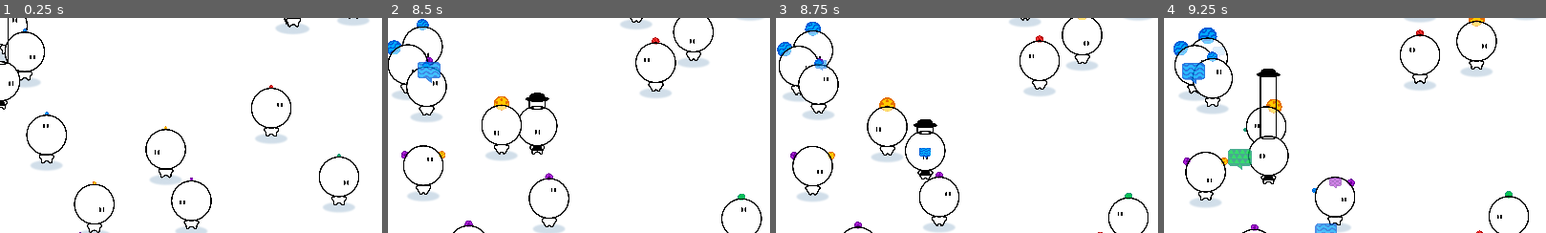
Above: before the commit, frames 1-4 (left to right).
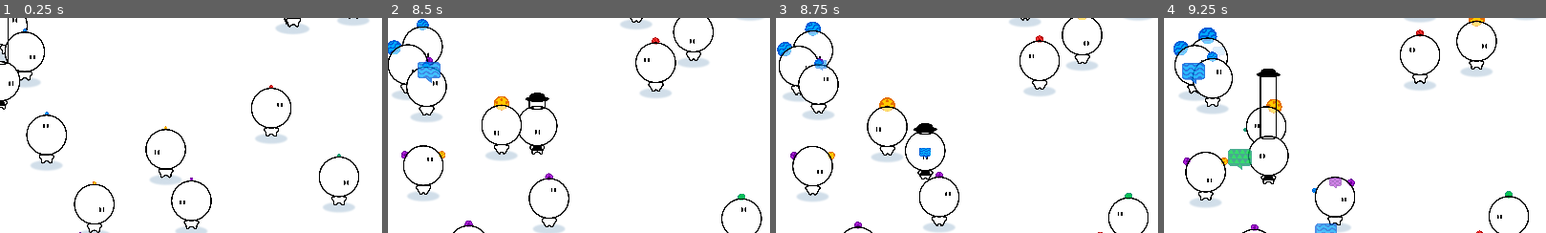
Above: after the commit, the same moments.

Repository: haihala/mankind-knew
Game: Godot game, scene res://world.tscn
Same seed, same stepped clock (60 frames per second), same inputs: the game is played once before the commit and once after it.
Inputs:
- Up to frame 1 (0.25 s): no input
- Up to frame 2 (8.5 s): hold D (move_right) 0.53-1.28 s; hold S (move_down) 1.28-2.03 s; hold D (move_right) 2.03-2.78 s; hold W (move_up) 2.78-3.53 s; hold A (move_left) 3.53-5.03 s; hold S (move_down) 5.03-5.78 s; hold D (move_right) 5.78-6.53 s; hold W (move_up) 6.53-7.28 s; hold D (move_right) 7.28-8.03 s; hold S (move_down) from 8.03 s (still down)
- Up to frame 3 (8.75 s): keep holding S (move_down)
- Up to frame 4 (9.25 s): release S (move_down) at 8.78 s; hold A (move_left) from 8.78 s (still down)
The pictures show only the part of the screen within x 50-100%, y 35-85%; the shares and areas given below are measured in that part.

Frames 1-2 are identical in both runs. In frame 3, 0.2% of the frame differs, in the area x 36-43%, y 47-54%; in frame 4, nothing differs.

Commit message:
Fix hat shrink

Diff:
--- a/godot-project/player.gd
+++ b/godot-project/player.gd
@@ -43,7 +43,10 @@
 
 	z_index = int(position.y * 10)
 
-	hat_height = clamp(hat_height - delta * hat_fall_speed, total_belief, 1)
+	if releasing:
+		hat_height = min(1, total_belief)
+	else:
+		hat_height = clamp(hat_height - delta * hat_fall_speed, total_belief, 1)
 
 	if total_belief == hat_height:
 		releasing = true
